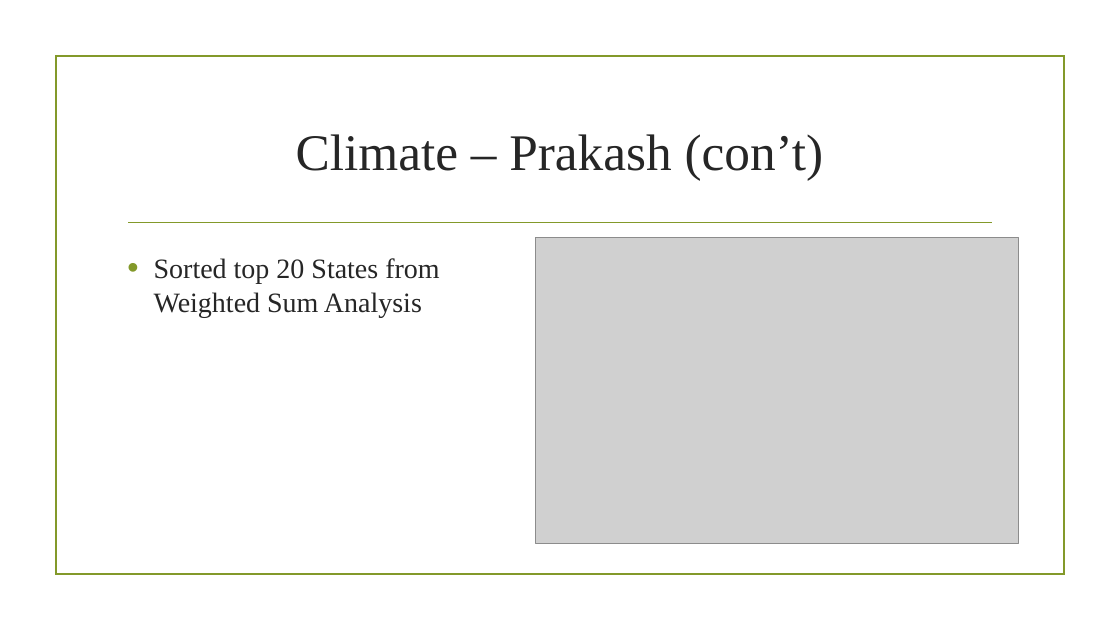
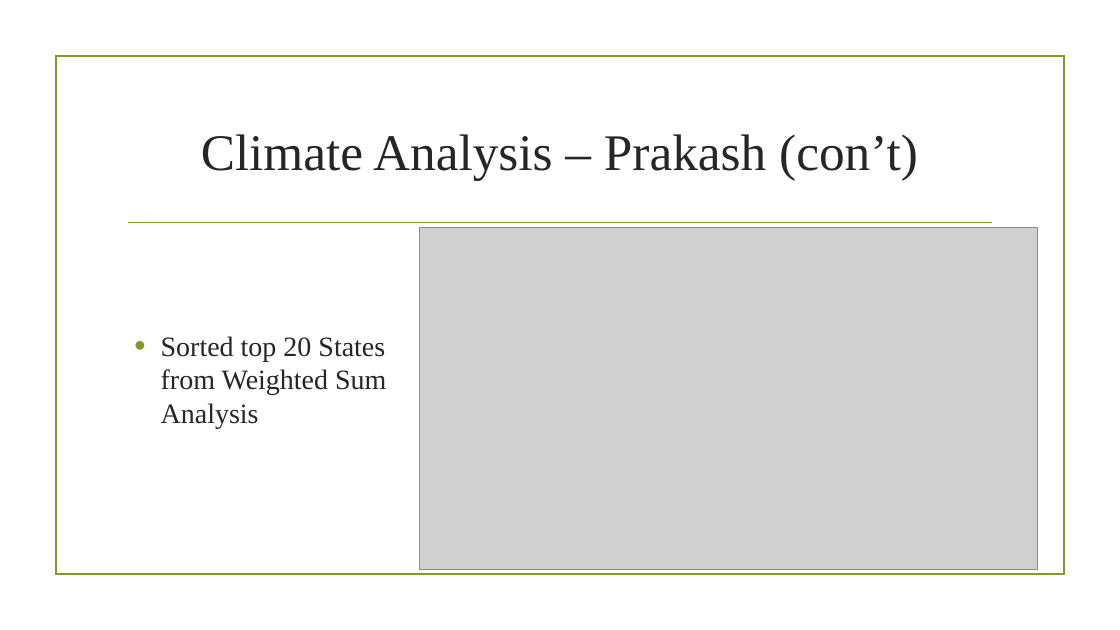
Before and after one commit to prakashbalasubramaniam/The_Incredible_Quad, a slide deck: slide 14 of Working_Presentation.pptx. Drawn at 1120x630 pixels with LibreOffice and Linux fonts; fonts in the diff are those of the drawing; grey boxes stand for pictures; background and template pictures are left out. Boxes give left, top, right and bottom in pixels: in the first picture for what was removed or moved away, otherwise in the second. Text is boxed around its words. In the diff, an @@ line names an element or a change of style, - is before the commit and + after.

Commit message:
Update Working_Presentation climate

```diff
--- a/Working_Presentation.pptx
+++ b/Working_Presentation.pptx
@@ title at (201, 134, 918, 181): text changed @@
-Climate – Prakash (con’t)
+Climate Analysis – Prakash (con’t)
@@ picture: place and size @@
-picture at (536, 238, 1020, 544)
+picture at (419, 228, 1038, 570)
@@ text "Sorted top 20 States from ..." rewrapped from (154, 258, 439, 317) to (161, 336, 386, 429) @@
```
Also in this commit, not shown: 11 other slides changed, 2 slides added.
